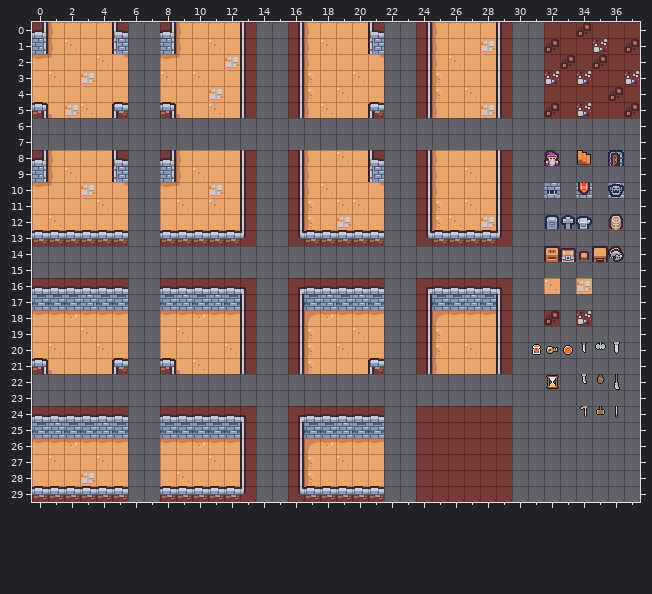
A Tiled map gets an edit: project/assets/MazeTileset/MazeTileset_clean.tmx. Above: the version before the commit.
Cells are 16x16 px. Shown: x 0..37, y 0..29.
And afterwards:
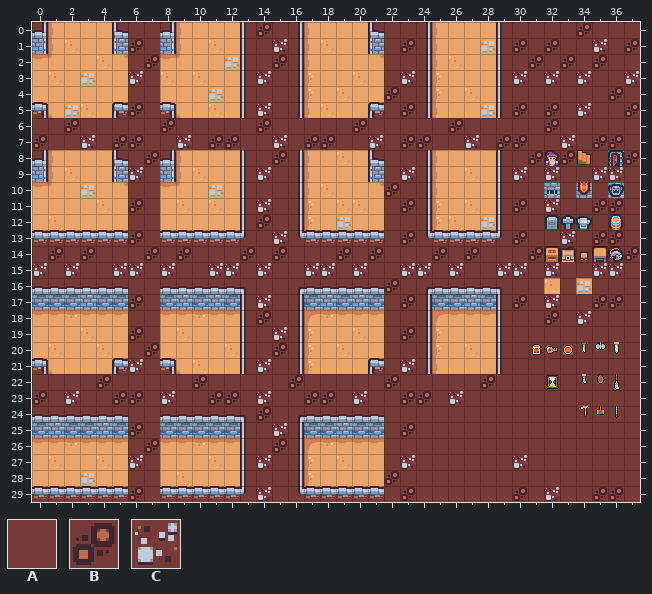
Key: from "tilemap_packed": A 0, B 12, C 24.
_ is an empty cell.
Tiles of an added or newly shown layer are drawn over the layers below it.
Change:
Changed rows in their new state; . is an unchanged cell.
Layer "background" (now shown):
first column x 0:
 0 ......AA......BA......AA......AA......
 1 ......BA......AC......AB......BA......
 2 ......AB......AB......AA......AB......
 3 ......CA......CA......AC......CA......
 4 ......AA......AA......BA......AA......
 5 ......BA......CA......AB......BA......
 6 AABAAAAABAAAAABAAAAABAAAAABAAAAABAAAAA
 7 BAACABBAACABBAACABBAACABBAACABBAACABBA
 8 ......AB......AB......AA......ABABAA.B
 9 ......CA......CA......AC......CACAACCA
10 ......AA......AA......BA......AA.A.A.A
11 ......BA......CA......AB......BACAABBA
12 ......AA......BA......AA......AABAAAAA
13 ......BA......AC......AB......BAACABBA
14 ABABAAABABAAABABAAABABAAABABAAAB.BA.AB
15 CACAACCACAACCACAACCACAACCACAACCACAACCA
16 ......AA......AA......BA......AA.A.AAA
17 ......BA......CA......AB......BACAABBA
18 ......AA......BA......AA......AA.A.AAA
19 ......BA......AC......AB......AAAAAAAA
20 ......AB......AB......AA......AAAAAAAA
21 ......CA......CA......AC......AAAAAAAA
22 AAAABAAAAABAAAAABAAAAABAAAAABAAAAAAAAA
23 BACAABBACAABBACAABBACAABBACAAAAAAAAAAA
24 ......AA......BA......AA......AAAAAAAA
25 ......BA......AC......AB......AAAAAAAA
26 ......AB......AB......AA......AAAAAAAA
27 ......CA......CA......AC......CAAAAAAA
28 ......AA......AA......BA......AAAAAAAA
29 ......BA......CA......AB......BACAABBA
Where, in picture pixels (left, top, right, bottom), the same in both pictures:
added: (32, 22, 640, 502)
